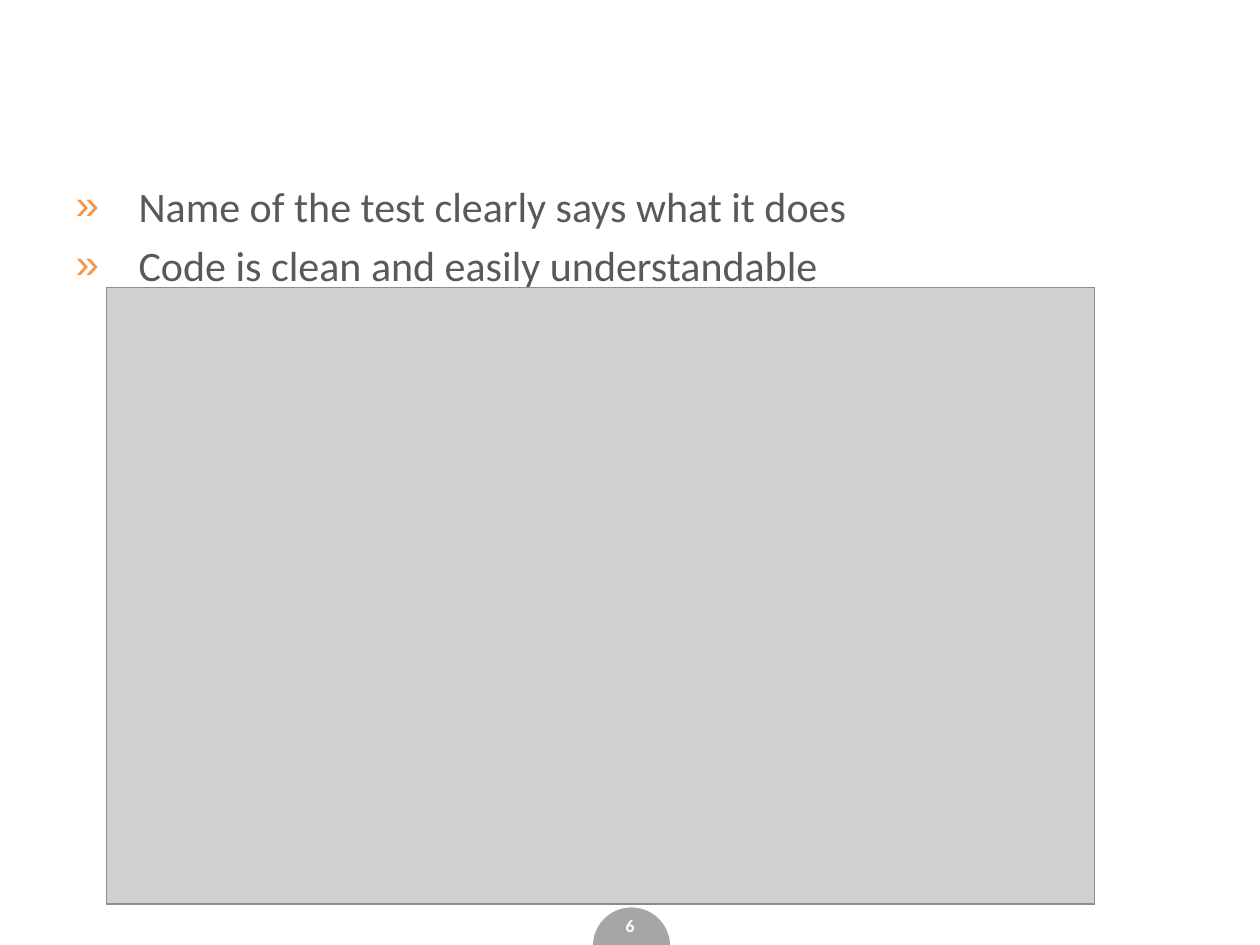
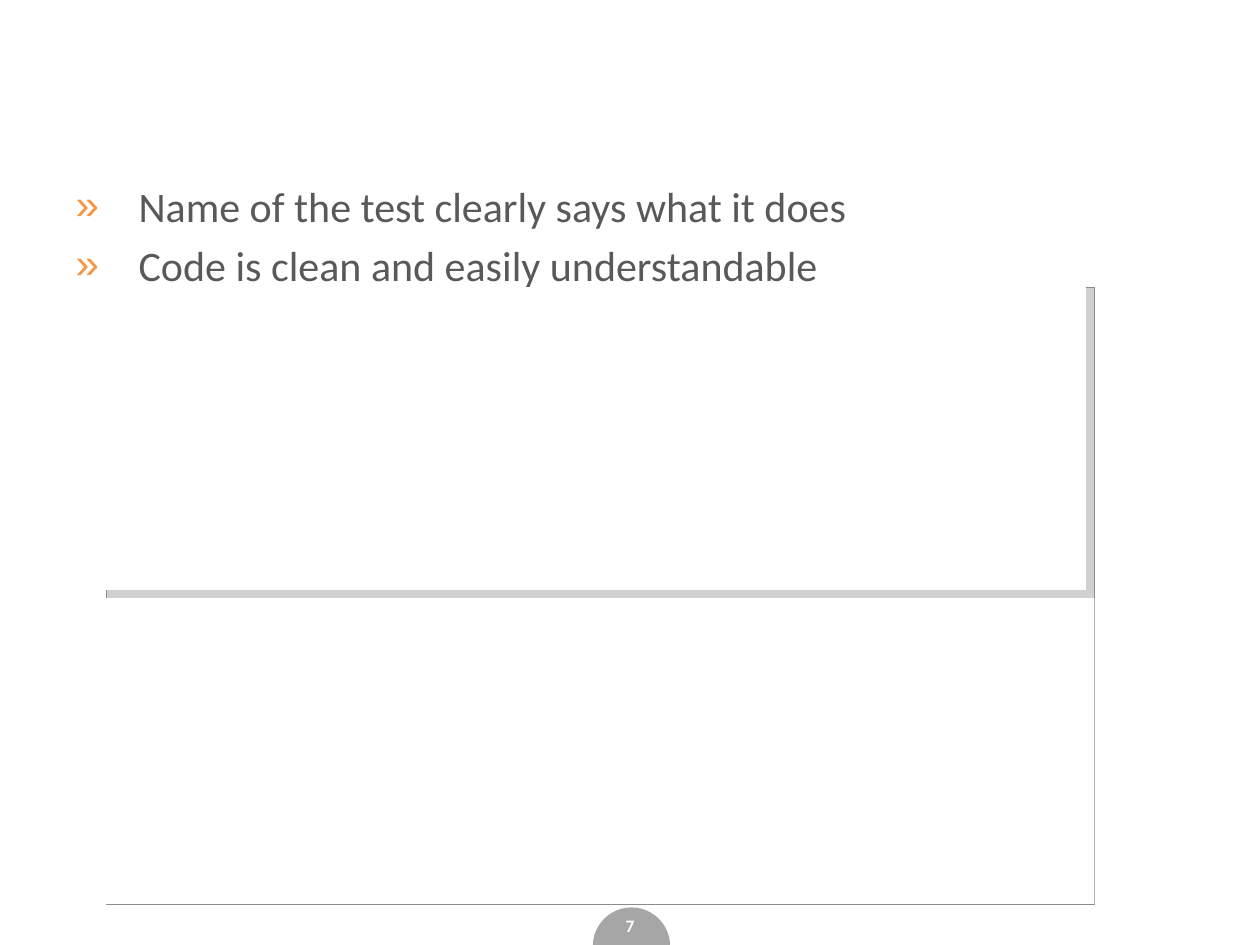
Before and after one commit to Katulus/WebApplictionTestingExample, a slide deck: slide 7 of slides.pptx (slide 6 before the commit). Drawn at 1260x945 pixels with LibreOffice and Linux fonts; fonts in the diff are those of the drawing; grey boxes stand for pictures; background and template pictures are left out. Boxes give left, top, right and bottom in pixels: in the first picture for what was removed or moved away, otherwise in the second. Text is boxed around its words. In the diff, an @@ line names an element or a change of style, - is before the commit and + after.

```diff
--- a/slides.pptx
+++ b/slides.pptx
@@ rectangle added at (74, 287, 1085, 590), fill #FFFFFF, outline #FFFFFF 0.75 pt @@
@@ rectangle added at (82, 598, 1095, 905), fill #FFFFFF @@
@@ page number at (626, 921, 635, 932): text changed @@
-6
+7
```
Also in this commit, not shown: 5 other slides changed, 1 slide added, 5 other files.
